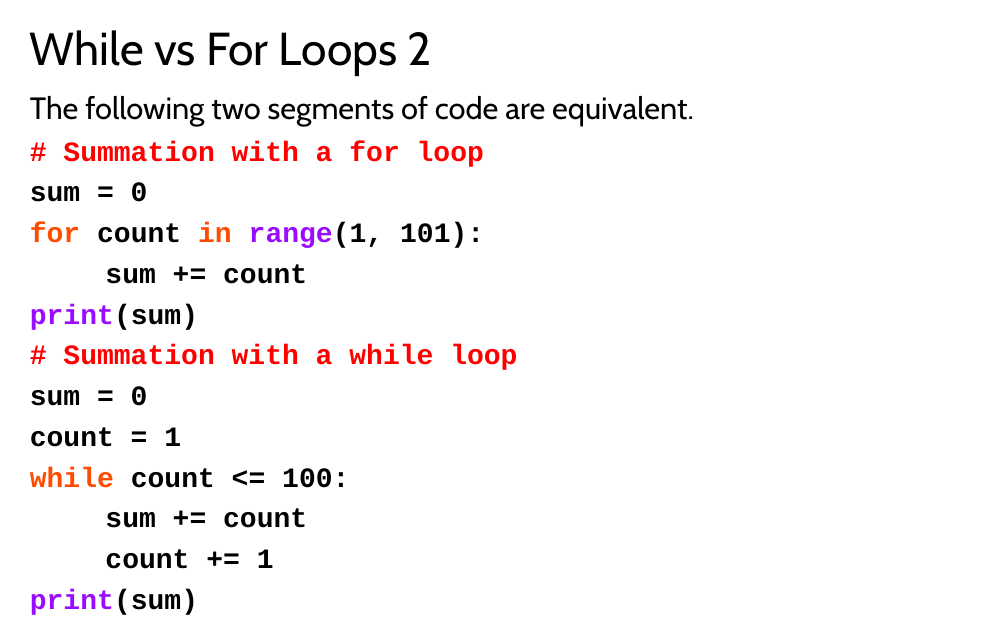
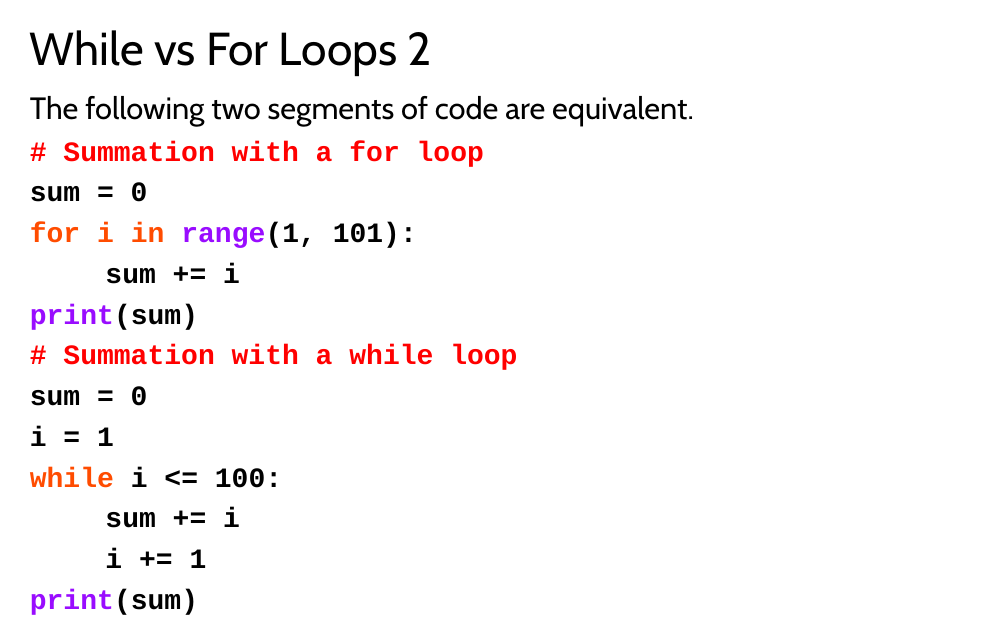
Before and after one commit to LongBaoNguyen/longbaonguyen.github.io, a slide deck: slide 5 of courses/apcsp/lect6.pptx. Drawn at 1008x630 pixels with LibreOffice and Linux fonts; fonts in the diff are those of the drawing. Boxes give left, top, right and bottom in pixels: in the first picture for what was removed or moved away, otherwise in the second. Text is boxed around its words. In the diff, an @@ line names an element or a change of style, - is before the commit and + after.

```diff
--- a/courses/apcsp/lect6.pptx
+++ b/courses/apcsp/lect6.pptx
@@ text at [30,222,417,284]: text changed @@
-for count in range(1, 101):
-sum += count
+for i in range(1, 101):
+sum += i
@@ text at [30,426,282,568]: text changed @@
-count = 1
-while count <= 100:
-sum += count
-count += 1
+i = 1
+while i <= 100:
+sum += i
+i += 1
```
Also in this commit, not shown: 6 other slides changed, 3 other files.
